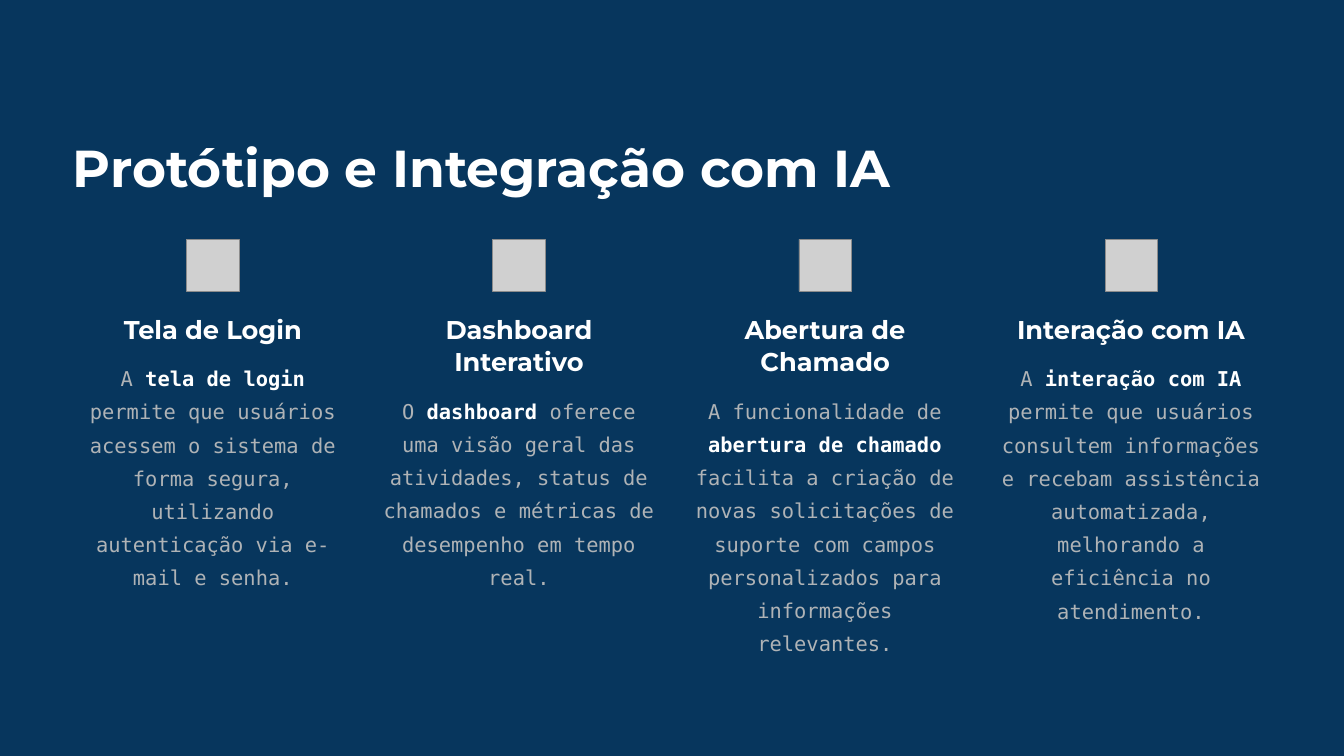
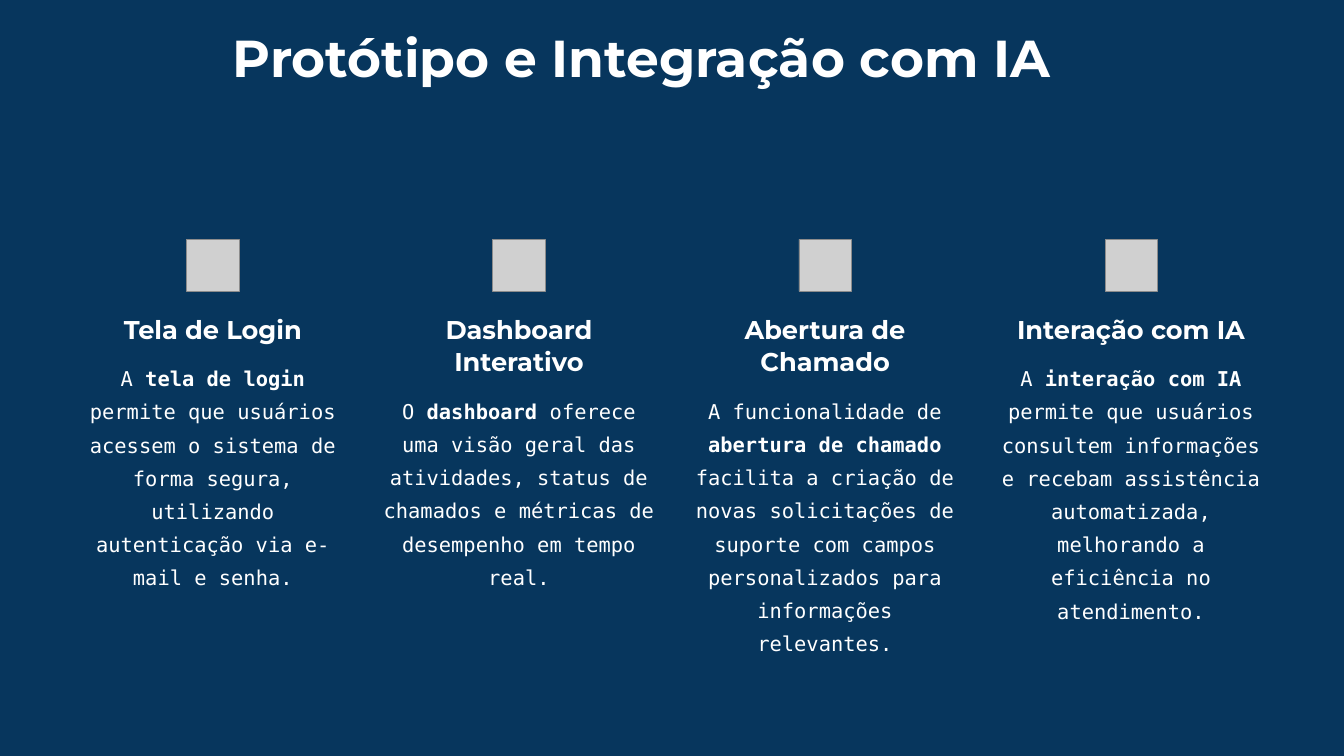
Before and after one commit to mancijo/UpDesk, a slide deck: slide 11 of Apresentacao/UpDesk-Sistema-de-Chamados-com-IA.pptx (slide 10 before the commit). Drawn at 1344x756 pixels with LibreOffice and Linux fonts; fonts in the diff are those of the drawing; grey boxes stand for pictures; background and template pictures are left out; a plain dark background stands for a picture behind light text. Boxes give left, top, right and bottom in pixels: in the first picture for what was removed or moved away, otherwise in the second. Text is boxed around its words. In the diff, an @@ line names an element or a change of style, - is before the commit and + after.

Commit message:
slide de regras de negocio
feito slide de regra do negocio, tambem foi organizado todos os slides para apresentacao

```diff
--- a/Apresentacao/UpDesk-Sistema-de-Chamados-com-IA.pptx
+++ b/Apresentacao/UpDesk-Sistema-de-Chamados-com-IA.pptx
@@ text "Protótipo e Integração com IA": place and size @@
-text "Protótipo e Integração com IA" at <box>73,146,891,199</box>
+text "Protótipo e Integração com IA" at <box>233,36,1050,89</box>
@@ text "A tela de login permite ..." at <box>90,403,336,586</box>: text colour #AFB3B6 to #FFFFFF in "A permite que usuários acessem o sistema ..." @@
@@ text "A interação com IA permite ..." at <box>1002,403,1260,620</box>: text colour #AFB3B6 to #FFFFFF in "A permite que usuários consultem informações e ..." @@
@@ text "O dashboard oferece uma visão ..." at <box>384,403,654,557</box>: text colour #AFB3B6 to #FFFFFF @@
@@ text "A funcionalidade de abertura de ..." at <box>696,403,954,622</box>: text colour #AFB3B6 to #FFFFFF in "A funcionalidade de facilita a criação de ..." @@
```
Also in this commit, not shown: 9 other slides changed, 1 slide added.
